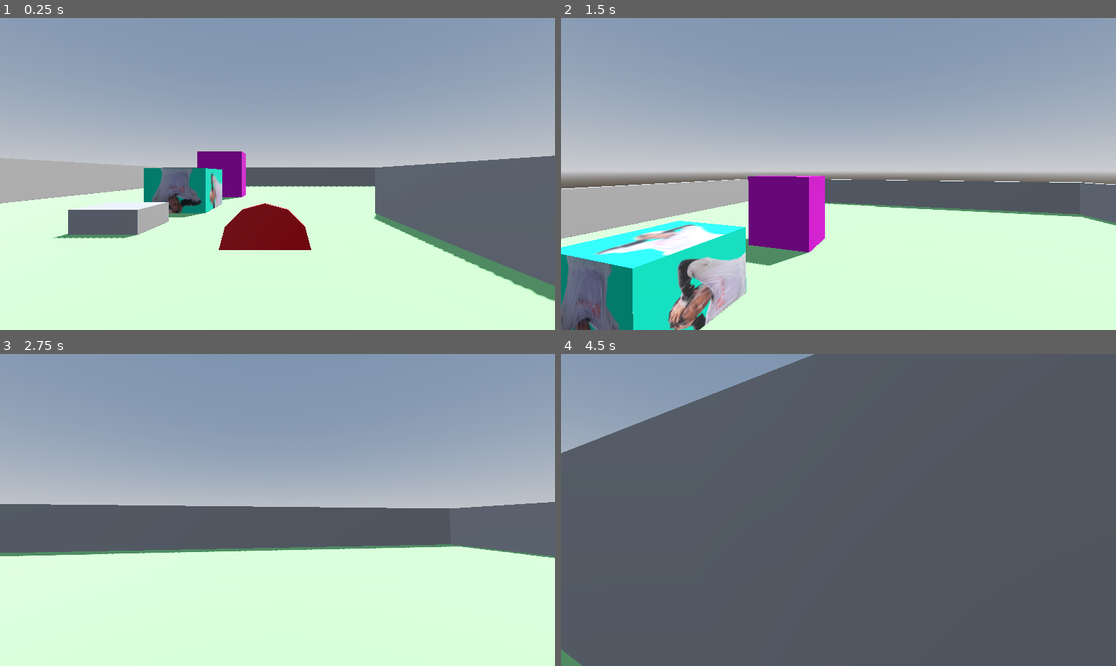
Above: before the commit, frames 1-4 (two rows, left to right).
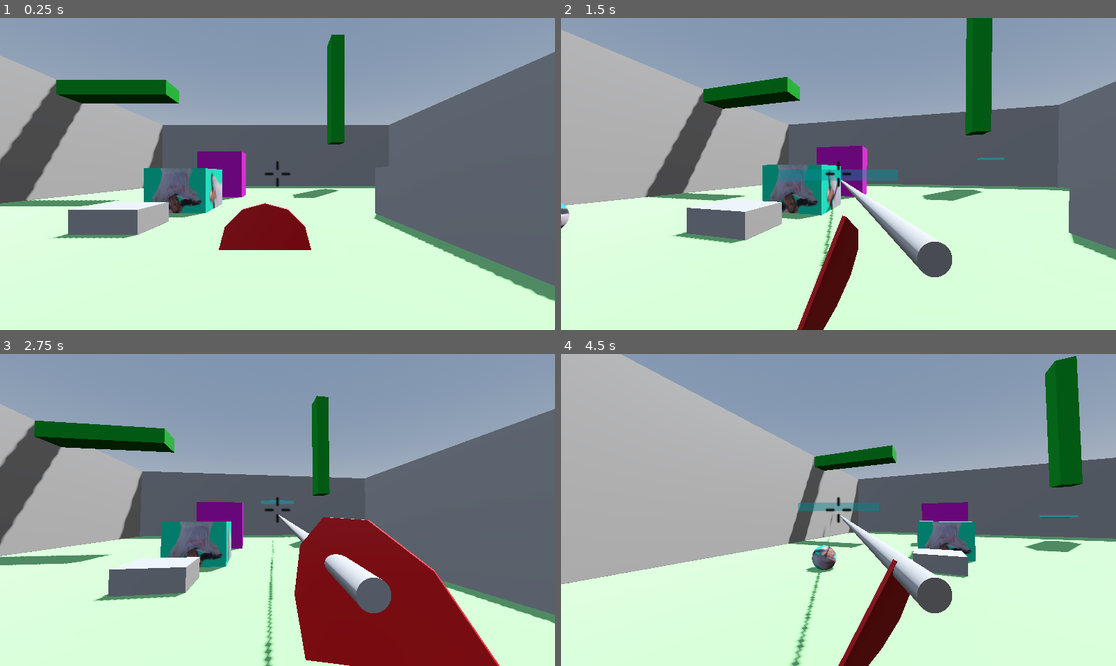
Above: after the commit, the same moments.

Repository: AngeloManlangit/BahalaNa.gd
Game: Godot game, scene res://scenes/game.tscn
Two runs of this game, one before a commit and one after it. Both use one fixed random seed, a clock stepped at 60 frames per second and the inputs below.
Inputs (mouse positions are in pixels of both pictures, inside the frame that each line leads up to):
- Up to frame 1 (0.25 s): no input
- Up to frame 2 (1.5 s): tap Enter (ui_accept) at 0.5 s; move the mouse to (866, 174) at 0.52 s; press the mouse at (866, 174) at 0.53 s; hold W (move_up) from 0.53 s (still down); tap Space (jump) at 0.77 s; move the mouse to (810, 174) at 1.27 s; release the mouse at (810, 174) at 1.28 s; click (810, 174) at 1.35 s
- Up to frame 3 (2.75 s): keep holding W (move_up); tap Space (jump) at 1.52 s; move the mouse to (288, 503) at 2.02 s; press the mouse at (288, 503) at 2.03 s
- Up to frame 4 (4.5 s): keep holding W (move_up); move the mouse to (832, 516) at 2.77 s; release the mouse at (832, 516) at 2.78 s; click (832, 516) at 2.85 s; tap Space (jump) at 3.02, 3.77 s; move the mouse to (877, 513) at 3.52 s; press the mouse at (877, 513) at 3.53 s; move the mouse to (794, 506) at 4.27 s; release the mouse at (794, 506) at 4.28 s; click (794, 506) at 4.35 s

The runs differ from the first frame. In frame 1, 19% of the frame differs, in the area x 0-100%, y 5-61%; in frame 2, 48%; in frame 3, 41%; in frame 4, 87%, in the area x 0-100%, y 0-100%.

Commit message:
Sticky Hand Movement

Diff:
--- a/scenes/game.tscn
+++ b/scenes/game.tscn
@@ -31,6 +31,9 @@
 [sub_resource type="StandardMaterial3D" id="StandardMaterial3D_lnu2h"]
 albedo_color = Color(0.7170922, 0.043302342, 0.69104224, 1)
 
+[sub_resource type="StandardMaterial3D" id="StandardMaterial3D_p57ef"]
+albedo_color = Color(0, 0.58961904, 0.14328283, 1)
+
 [sub_resource type="PrismMesh" id="PrismMesh_lnu2h"]
 left_to_right = 1.0
 
@@ -42,7 +45,6 @@
 [node name="Player" parent="." instance=ExtResource("2_lnu2h")]
 unique_name_in_owner = true
 transform = Transform3D(1, 0, 0, 0, 1, 0, 0, 0, 1, 0.08968134, 1.0768079, 5.083183)
-collision_layer = 2
 collision_mask = 13
 
 [node name="Pickup_Area" type="Area3D" parent="Player"]
@@ -85,20 +87,42 @@
 use_collision = true
 size = Vector3(0.22387695, 0.56677246, 0.13842773)
 
+[node name="CSGBox3D8" type="CSGBox3D" parent="Map"]
+transform = Transform3D(-13.873013, 0, 0, 0, 6.9930277, 0, 0, 0, -13.873013, -11.828469, 7.7385416, -10.114534)
+material_override = SubResource("StandardMaterial3D_p57ef")
+use_collision = true
+size = Vector3(0.58947754, 0.14569092, 0.13842773)
+
+[node name="CSGBox3D9" type="CSGBox3D" parent="Map"]
+transform = Transform3D(-13.873013, 0, 0, 0, 6.9930277, 0, 0, 0, -13.873013, 6.7645645, 7.7385416, 6.147873)
+material_override = SubResource("StandardMaterial3D_p57ef")
+use_collision = true
+size = Vector3(0.10430908, 0.14569092, 0.13842773)
+
+[node name="CSGBox3D10" type="CSGBox3D" parent="Map"]
+transform = Transform3D(-13.873013, 0, 0, 0, 6.9930277, 0, 0, 0, -13.873013, 6.7645645, 11.032903, -18.235184)
+material_override = SubResource("StandardMaterial3D_p57ef")
+use_collision = true
+size = Vector3(0.10430908, 1.6863251, 0.13842773)
+
 [node name="CSGBox3D4" type="CSGBox3D" parent="Map"]
-transform = Transform3D(-1.9838349, 0, 0, 0, 1, 0, 0, 0, -1.9838349, -15.710462, 1.015744, 0)
+transform = Transform3D(-1.9838349, 0, 0, 0, 3.79973, 0, 0, 0, -1.9838349, -15.710462, 2.4691317, 0)
+use_collision = true
 size = Vector3(0.31689453, 3.046875, 23.55664)
 
 [node name="CSGBox3D5" type="CSGBox3D" parent="Map"]
-transform = Transform3D(-1.9838349, 0, 0, 0, 1, 0, 0, 0, -1.9838349, 15.436872, 1.015744, 0)
+transform = Transform3D(-1.9838349, 0, 0, 0, 3.79973, 0, 0, 0, -1.9838349, 15.436872, 2.4691317, 0)
+use_collision = true
 size = Vector3(0.31689453, 3.046875, 23.55664)
 
 [node name="CSGBox3D6" type="CSGBox3D" parent="Map"]
-transform = Transform3D(8.671618e-08, 0, 1.9838349, 0, 1, 0, -1.9838349, 0, 8.671618e-08, -0.31633484, 1.015744, 23.144308)
+transform = Transform3D(8.671618e-08, 0, 1.9838349, 0, 3.79973, 0, -1.9838349, 0, 8.671618e-08, -0.31633484, 2.4691317, 23.14431)
+use_collision = true
 size = Vector3(0.31689453, 3.046875, 16.374939)
 
 [node name="CSGBox3D7" type="CSGBox3D" parent="Map"]
-transform = Transform3D(8.671618e-08, 0, 1.9838349, 0, 1, 0, -1.9838349, 0, 8.671618e-08, -0.31633484, 1.015744, -22.653559)
+transform = Transform3D(8.671618e-08, 0, 1.9838349, 0, 3.79973, 0, -1.9838349, 0, 8.671618e-08, -0.31633484, 2.4691317, -22.653557)
+use_collision = true
 size = Vector3(0.31689453, 3.046875, 16.374939)
 
 [node name="Vince" parent="Map" instance=ExtResource("3_lnu2h")]
--- /dev/null
+++ b/scenes/hand_rope.tscn
@@ -0,0 +1,12 @@
+[gd_scene load_steps=2 format=3 uid="uid://dpvvi4yo2i3tk"]
+
+[sub_resource type="CylinderMesh" id="CylinderMesh_pm6nt"]
+top_radius = 0.05
+bottom_radius = 0.05
+
+[node name="Rope" type="Node3D"]
+transform = Transform3D(0.5, 0, 0, 0, 0.5, 0, 0, 0, 1, 0, 0, 0)
+
+[node name="MeshInstance3D" type="MeshInstance3D" parent="."]
+transform = Transform3D(1, 0, 0, 0, -4.371139e-08, -1, 0, 1, -4.371139e-08, 0, 0, -1)
+mesh = SubResource("CylinderMesh_pm6nt")
--- a/scenes/player.tscn
+++ b/scenes/player.tscn
@@ -1,8 +1,11 @@
-[gd_scene load_steps=12 format=3 uid="uid://cbcsaqa08rnq3"]
+[gd_scene load_steps=13 format=3 uid="uid://cbcsaqa08rnq3"]
 
 [ext_resource type="Texture2D" uid="uid://d38inaf4yhtfe" path="res://assets/goofy.png" id="1_3vyb7"]
 [ext_resource type="Script" uid="uid://chvc3jetbh6ws" path="res://scripts/player.gd" id="1_g2els"]
 [ext_resource type="PackedScene" uid="uid://c2qr4p6u8xxje" path="res://scenes/fan.tscn" id="3_qhqgy"]
+[ext_resource type="PackedScene" uid="uid://dpvvi4yo2i3tk" path="res://scenes/hand_rope.tscn" id="4_qlg0r"]
+[ext_resource type="Texture2D" uid="uid://dywecgyuaavbf" path="res://assets/temp_models/crosshair.png" id="5_fjrip"]
+[ext_resource type="Script" uid="uid://dvyx65gu52fkr" path="res://scripts/sticky_hand_controller.gd" id="5_tuyoq"]
 
 [sub_resource type="StandardMaterial3D" id="StandardMaterial3D_3vyb7"]
 albedo_texture = ExtResource("1_3vyb7")
@@ -75,17 +78,12 @@
 &"shoot": SubResource("Animation_qhqgy")
 }
 
-[sub_resource type="BoxShape3D" id="BoxShape3D_qhqgy"]
-
-[sub_resource type="StandardMaterial3D" id="StandardMaterial3D_qhqgy"]
-albedo_color = Color(1, 0, 1, 1)
-
 [node name="Player" type="CharacterBody3D"]
+collision_layer = 2
 script = ExtResource("1_g2els")
 
 [node name="Mesh" type="MeshInstance3D" parent="."]
 transform = Transform3D(-1, 0, 8.742278e-08, 0, 1, 0, -8.742278e-08, 0, -1, 0, 0, 0)
-visible = false
 mesh = SubResource("CapsuleMesh_g2els")
 
 [node name="Body_Collider" type="CollisionShape3D" parent="."]
@@ -97,7 +95,7 @@
 [node name="Camera" type="Camera3D" parent="Head"]
 
 [node name="fan" parent="Head/Camera" instance=ExtResource("3_qhqgy")]
-transform = Transform3D(0.03439694, 0.13052814, -0.17028107, 0.06786022, 0.59301025, 0.03936643, 0.35698265, -0.12530462, 0.008924056, 0.65, -0.65, -0.78)
+transform = Transform3D(0.03439693, 0.13052814, -0.17028107, 0.06786021, 0.59301025, 0.03936643, 0.35698256, -0.12530462, 0.008924056, 0.65, -0.65, -0.78)
 
 [node name="Fan_Animation" type="AnimationPlayer" parent="Head/Camera/fan"]
 libraries = {
@@ -105,33 +103,34 @@
 }
 
 [node name="Aim" type="RayCast3D" parent="Head/Camera"]
-transform = Transform3D(1, 0, 0, 0, 1, 0, 0, 0, 1, 0, 0, -0.46404567)
-target_position = Vector3(0, 0, -0.6)
-
-[node name="Sticky_Hand" type="Area3D" parent="Head"]
-collision_layer = 16
+target_position = Vector3(0, 0, -50)
 collision_mask = 13
 
-[node name="Hand_Model" type="CSGSphere3D" parent="Head/Sticky_Hand"]
-transform = Transform3D(0.19351584, 0, 0, 0, 0.19351584, 0, 0, 0, 0.19351584, 0, 0, 0)
-collision_mask = 16
+[node name="Rope" parent="Head/Camera" instance=ExtResource("4_qlg0r")]
+transform = Transform3D(1, 0, 0, 0, 1, 0, 0, 0, 1, 0.27126157, -0.24065858, -0.572635)
+visible = false
 
-[node name="Sticky_Hand_Collider" type="CollisionShape3D" parent="Head/Sticky_Hand"]
-transform = Transform3D(0.19351584, 0, 0, 0, 0.19351584, 0, 0, 0, 0.19351584, 0, 0, 0)
-shape = SubResource("BoxShape3D_qhqgy")
-
-[node name="Rope" type="Node3D" parent="Head"]
-
-[node name="Rope_Model" type="CSGCylinder3D" parent="Head/Rope"]
-transform = Transform3D(0.09286904, 0, 0, 0, -4.059435e-09, -0.09286904, 0, 0.09286904, -4.059435e-09, 0, 0, 0)
-radius = 0.25
-height = 3.498
-sides = 4
-material = SubResource("StandardMaterial3D_qhqgy")
+[node name="Crosshair" type="TextureRect" parent="Head/Camera"]
+anchors_preset = 8
+anchor_left = 0.5
+anchor_top = 0.5
+anchor_right = 0.5
+anchor_bottom = 0.5
+offset_left = -32.0
+offset_top = -32.0
+offset_right = 32.0
+offset_bottom = 32.0
+grow_horizontal = 2
+grow_vertical = 2
+size_flags_horizontal = 4
+size_flags_vertical = 4
+texture = ExtResource("5_fjrip")
 
 [node name="Coyote_Timer" type="Timer" parent="."]
 
-[connection signal="area_entered" from="Head/Sticky_Hand" to="." method="on_hand_attached"]
-[connection signal="body_entered" from="Head/Sticky_Hand" to="." method="on_hand_attached"]
-[connection signal="body_exited" from="Head/Sticky_Hand" to="." method="on_hand_free"]
+[node name="StickyHandController" type="Node" parent="." node_paths=PackedStringArray("ray", "rope")]
+script = ExtResource("5_tuyoq")
+ray = NodePath("../Head/Camera/Aim")
+rope = NodePath("../Head/Camera/Rope")
+
 [connection signal="timeout" from="Coyote_Timer" to="." method="on_coyote_timeout"]
--- a/scripts/player.gd
+++ b/scripts/player.gd
@@ -23,7 +23,7 @@
 
 # items
 enum items { FIST, FAN, BOOMERANG, STICKY_HAND }
-var equipped := items.FIST # default is fist
+var equipped := items.STICKY_HAND # default is fist
 
 @onready var item_animation: AnimationPlayer
 @onready var item_aim: RayCast3D = $Head/Camera/Aim
@@ -36,15 +36,10 @@
 var instance
 
 # sticky hand
-@onready var sticky_hand: Area3D = $Head/Sticky_Hand
-@onready var rope: Node3D = $Head/Rope
-@onready var rope_model: CSGCylinder3D = $Head/Rope/Rope_Model
-var did_stick: bool = false
-const HAND_SPEED = 40.0
+@onready var sh_controller: Node = $StickyHandController
 
 func _ready():
 	capture_mouse()
-	rope_model.visible = false
 	fan.visible = false
 
 func _unhandled_input(event: InputEvent) -> void:
@@ -97,32 +92,39 @@
 			velocity.z = lerp(velocity.z, direction.z * SPEED, delta * weight)
 
 	# using item
-
-	if Input.is_action_just_pressed("shoot") and mouse_captured:
+	if mouse_captured:
 		match equipped:
 			items.FIST:
 				item_animation = $Head/Camera/fan/Fan_Animation
-				punch()
+				if Input.is_action_pressed("shoot"):
+					punch()
 			items.FAN:
 				# Fan logic
 				item_animation = $Head/Camera/fan/Fan_Animation
-				if !item_animation.is_playing():
-					item_animation.play("shoot")
-					generate_windslash()
-					if !is_on_floor():
-						# parameter for the power of the backblast
-						fan_blast(10)
+				if Input.is_action_pressed("shoot"):
+					if !item_animation.is_playing():
+						item_animation.play("shoot")
+						generate_windslash()
+						if !is_on_floor():
+							# parameter for the power of the backblast
+							fan_blast(10)
 			items.BOOMERANG:
 				# Boomerang logic
 				item_animation = $Head/Camera/fan/Fan_Animation
 			items.STICKY_HAND:
 				# sticky hand logic
 				item_animation = $Head/Camera/fan/Fan_Animation
-				shoot_hand(delta)
-				sticky_pull()
+				if Input.is_action_just_pressed("shoot"):
+					sh_controller.launch_hand()
 
-		if !item_animation.is_playing():
-			item_animation.play("shoot")
+				if Input.is_action_just_released("shoot"):
+					sh_controller.retract_hand()
+
+				if sh_controller.launched:
+					sh_controller.handle_grapple(delta)
+
+				sh_controller.update_rope()
+
 
 	move_and_slide()
 
@@ -175,49 +177,3 @@
 
 func on_fan_blast_timeout():
 	allow_input = true
-
-# sticky hand
-func shoot_hand(delta: float):
-	if Input.is_action_just_pressed("shoot"):
-		did_stick = false
-		aim_direction = -camera.global_transform.basis.z
-
-		var current_pos = sticky_hand.global_position
-		if sticky_hand.get_parent():
-			sticky_hand.get_parent().remove_child(sticky_hand)
-		get_tree().root.add_child(sticky_hand)
-		sticky_hand.global_position = current_pos
-		rope_model.visible = true
-
-	if Input.is_action_pressed("shoot"):
-		if !did_stick:
-			sticky_hand.global_position += aim_direction * delta * HAND_SPEED
-		make_rope()
-
-	if Input.is_action_just_released("shoot"):
-		if sticky_hand.get_parent():
-			sticky_hand.get_parent().remove_child(sticky_hand)
-		head.add_child(sticky_hand)
-		sticky_hand.position = Vector3(0.5, -0.5, -1)
-		did_stick = false
-		rope_model.visible = false
-
-func on_hand_attached(_body):
-	did_stick = true
-
-func on_hand_free(_body):
-	did_stick = false
-
-func sticky_pull():
-	if did_stick:
-		var pull_force_modifier: float = pow((sticky_hand.global_position - head.global_position).normalized().length(), 0.5)
-		var pull_force: Vector3 = pull_force_modifier * (sticky_hand.global_position - head.global_position).normalized()
-		velocity.x += pull_force.x
-		velocity.z += pull_force.z
-		velocity.y += pull_force.y
-
-func make_rope():
-	var distance = head.global_position.distance_to(sticky_hand.global_position)
-	rope.look_at(sticky_hand.global_position)
-	rope_model.height = distance
-	rope_model.position.z = -distance / 2.0
--- /dev/null
+++ b/scripts/sticky_hand_controller.gd
@@ -0,0 +1,45 @@
+extends Node
+
+@export var ray: RayCast3D
+@export var rope: Node3D
+
+@onready var player: CharacterBody3D = get_parent()
+
+const PULL_FORCE_STRENGTH: float = 200.0
+var target: Vector3
+var launched: bool = false
+
+func launch_hand():
+	if ray.is_colliding():
+		target = ray.get_collision_point()
+		launched = true
+
+func retract_hand():
+	launched = false
+
+func handle_grapple(delta: float):
+	var target_direction = player.global_position.direction_to(target).normalized()
+	var target_distance = player.global_position.distance_to(target)
+	var force := Vector3.ZERO
+
+	if target_distance > 0:
+		force = target_direction * PULL_FORCE_STRENGTH
+
+	player.velocity.x += force.x * delta
+	player.velocity.z += force.z * delta
+	# so that the player doesn't go so high
+	if player.velocity.y < 15.0:
+		player.velocity.y += force.y * delta
+	print(str(player.velocity.y))
+
+func update_rope():
+	if !launched:
+		rope.visible = false
+		return
+
+	rope.visible = true
+
+	var distance = player.global_position.distance_to(target)
+
+	rope.look_at(target)
+	rope.scale = Vector3(1, 1, distance)
Binary file added: assets/temp_models/crosshair.png
Not shown, added: assets/temp_models/crosshair.png.import
Not shown: 1 places in scenes/game.tscn that only renumber resources
Not shown, added: scripts/sticky_hand_controller.gd.uid
